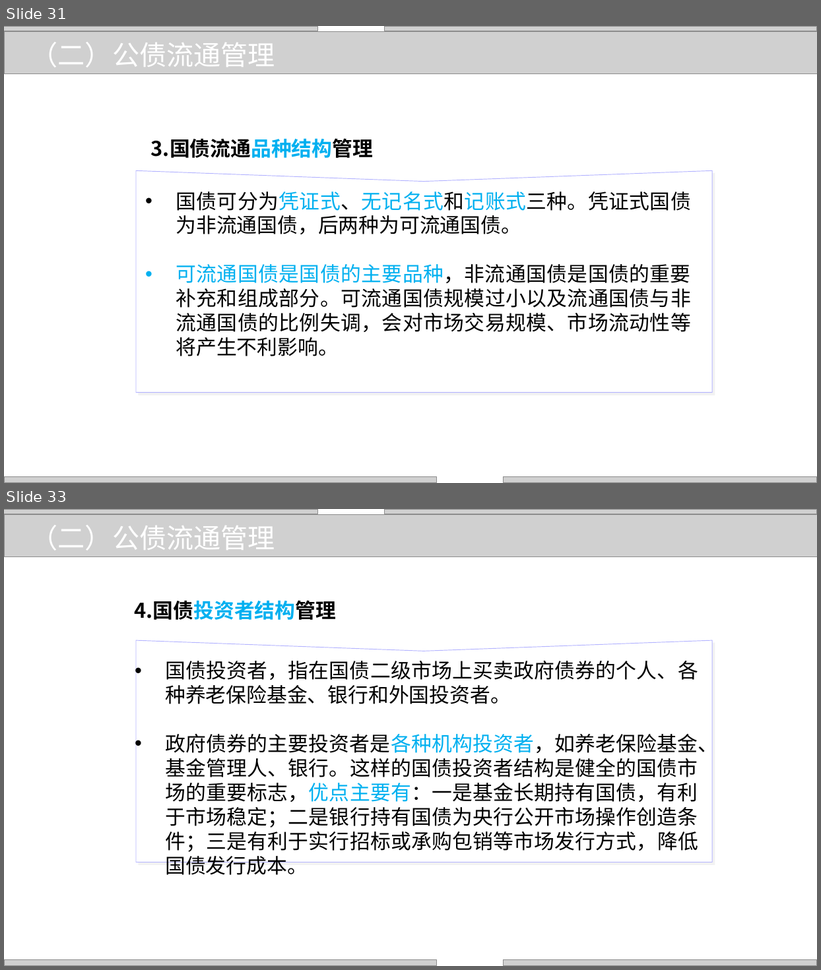
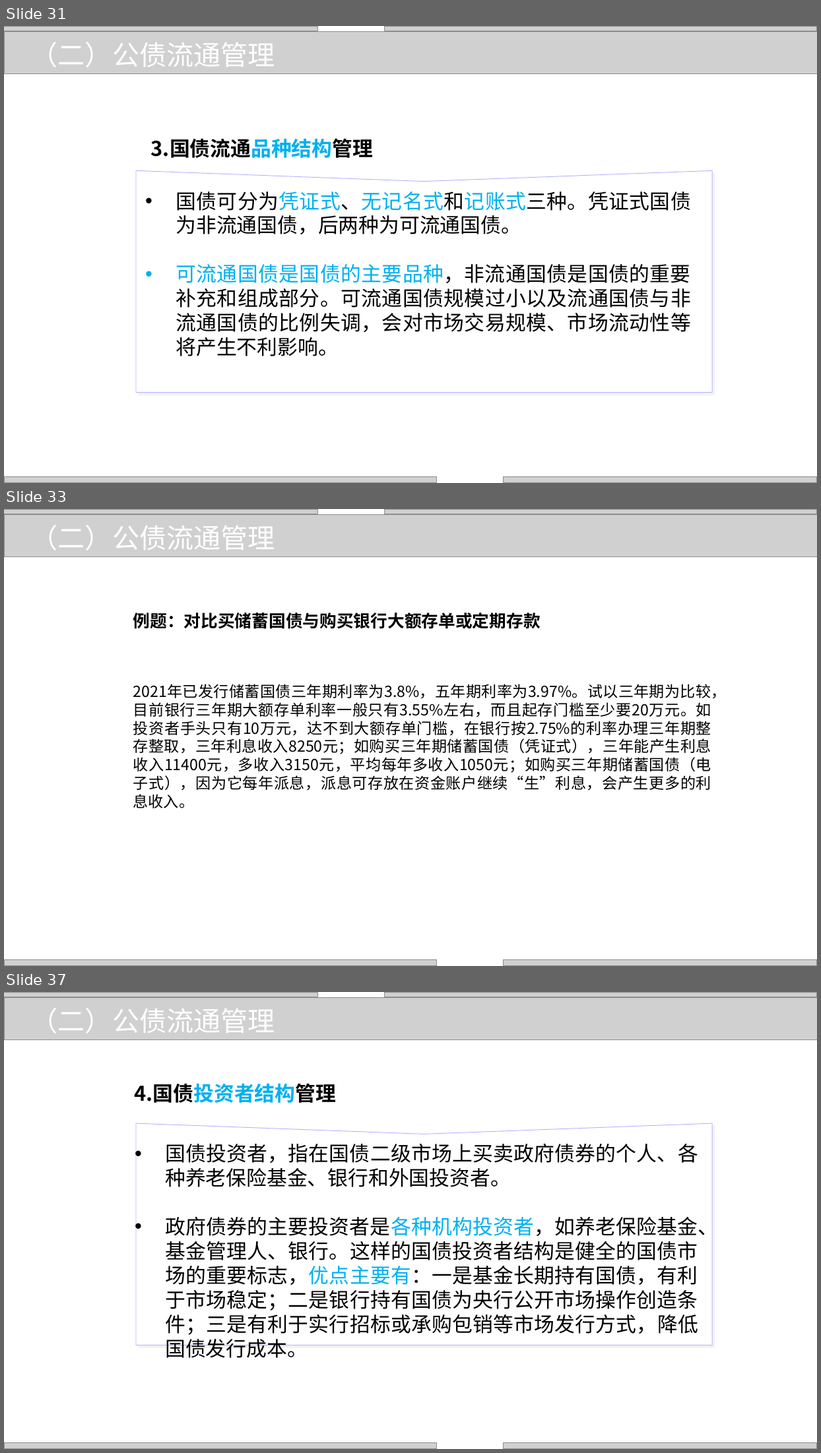
Before and after one commit to zhangjianzhang/internet_credit, a slide deck: files/slides/lecture_13.pptx. Shown one above the other, each under a label of ours: slides 31 and 33 before the commit, slides 31, 33 and 37 after it; the slides between them are not shown. The pictures are 821x970 and 821x1453 pixels, drawn with LibreOffice and Linux fonts; fonts in the diff are those of the drawing; grey boxes stand for pictures; background and template pictures are left out. Boxes give left, top, right and bottom in pixels: in the first picture for what was removed or moved away, otherwise in the second. Text is boxed around its words. In the diff, an @@ line names an element or a change of style, - is before the commit and + after.

```diff
--- a/files/slides/lecture_13.pptx
+++ b/files/slides/lecture_13.pptx
@@ slide 33 added at (4,509,817,966), background picture (left out) @@
@@ picture added at (4,514,817,557) @@
@@ text added at (31,525,275,550), 32 pt, text #FFFFFF @@
+（二）公债流通管理
@@ text added at (133,613,727,809), 18 pt, text #000000 @@
+例题：对比买储蓄国债与购买银行大额存单或定期存款
+2021年已发行储蓄国债三年期利率为3.8%，五年期利率为3.97%。试以三年期为比较，目前银行三年期大额存单利率一般只有3.55%左右，而且起存门槛至少要20万元。如投资者手头只有10万元，达不到大额存单门槛，在银行按2.75%的利率办理三年期整存整取，三年利息收入8250元；如购买三年期储蓄国债（凭证式），三年能产生利息收入11400元，多收入3150元，平均每年多收入1050元；如购买三年期储蓄国债（电子式），因为它每年派息，派息可存放在资金账户继续“生”利息，会产生更多的利息收入。
@@ group added at (4,509,817,966): 4 pictures @@
@@ what was slide 33 is now slide 37 @@
```
Also in this commit, not shown: 13 slides changed, 3 other slides added, 3 other files.
